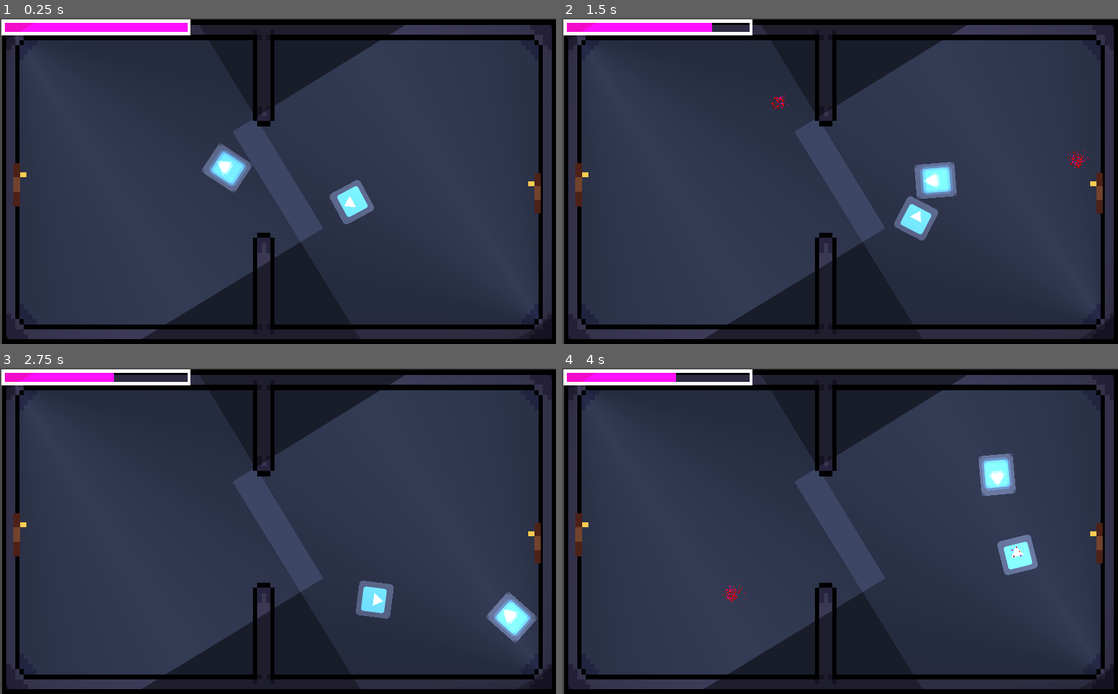
Above: before the commit, frames 1-4 (two rows, left to right).
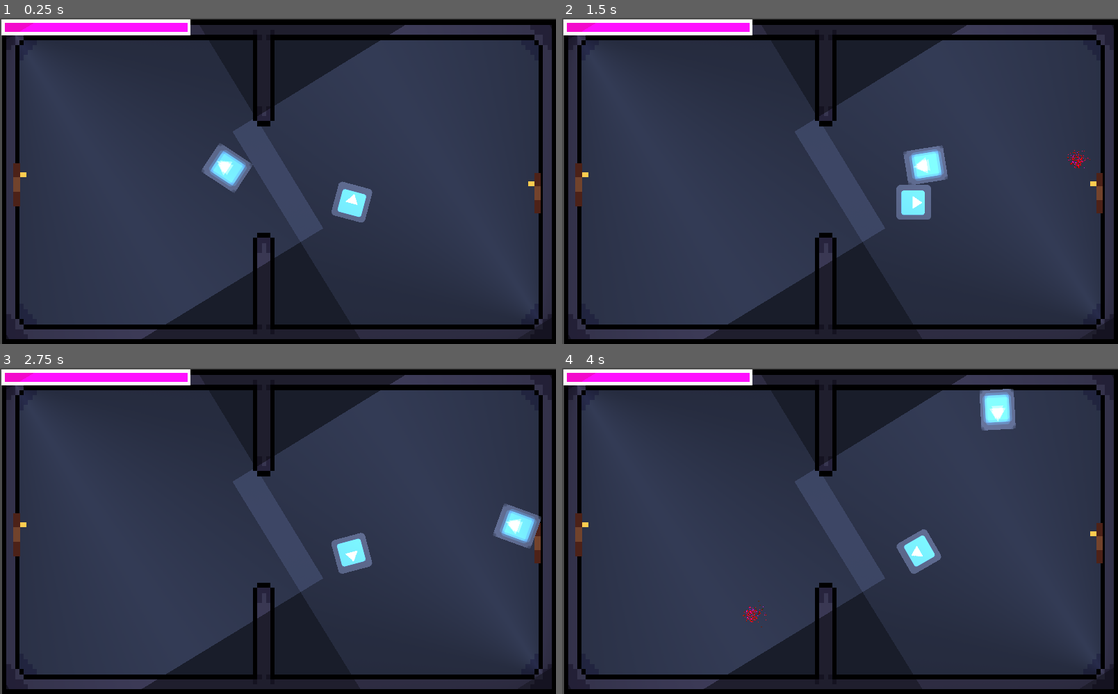
Above: after the commit, the same moments.

Repository: CalvinCoakley/gamejam2
Game: Godot game, scene res://low cover.tscn
Two runs of this game, one before a commit and one after it. Both use one fixed random seed, a clock stepped at 60 frames per second and the inputs below. The project has no main scene, so this scene is started directly. The engine's default icon, where the game draws it, is replaced by a stand-in: a white triangle on a blue panel in a dark square.
Inputs (mouse positions are in pixels of both pictures, inside the frame that each line leads up to):
- Up to frame 1 (0.25 s): no input
- Up to frame 2 (1.5 s): move the mouse to (962, 164) at 0.52 s; hold D (right) 0.53-1.28 s; click (962, 164) at 0.67 s; move the mouse to (728, 197) at 1.27 s; hold S (down) from 1.28 s (still down)
- Up to frame 3 (2.75 s): move the mouse to (333, 459) at 2.02 s; release S (down) at 2.03 s; hold D (right) from 2.03 s (still down)
- Up to frame 4 (4 s): move the mouse to (812, 596) at 2.77 s; release D (right) at 2.78 s; hold W (up) 2.78-3.53 s; click (812, 596) at 2.92 s; move the mouse to (1006, 579) at 3.52 s; hold A (left) from 3.53 s (still down)

The runs differ from the first frame. In frame 1, 0.4% of the frame differs, in the area x 59-68%, y 49-64%; in frame 2, 2.1%; in frame 3, 3.2%; in frame 4, 3.3%, in the area x 20-86%, y 1-80%.

Commit message:
Revert "Edits"
This reverts commit d2c0c9c1eddc6bb912100e18e8f0efa44b62e914.

Diff:
--- a/Enemy.tscn
+++ b/Enemy.tscn
@@ -20,10 +20,9 @@
 script = ExtResource( 3 )
 movespeed = 100.0
 distancekeep = 100.0
-distancekeep2 = 250.0
+distancekeep2 = 200.0
 acceleration = 0.1
 friction = 0.1
-health = 6
 timer_cooldown = 1.0
 
 [node name="RayCast2D" type="RayCast2D" parent="Enemy"]
--- a/Player.gd
+++ b/Player.gd
@@ -3,7 +3,7 @@
 export var speed = 200
 export var friction = 0.01
 export var acceleration = 0.1
-export var timer_cooldown = 0.3
+export var timer_cooldown = 0.1
 export var shot_duration = 0.1
 export(Vector2) var  mid_pos = Vector2(418,276);
 
--- a/Player.tscn
+++ b/Player.tscn
@@ -43,12 +43,14 @@
 shader_param/blur_amount = 0.052
 
 [node name="Player" type="KinematicBody2D"]
+position = Vector2( -1, -7 )
 script = ExtResource( 1 )
 speed = 350
 friction = 0.2
 acceleration = 0.4
 
 [node name="CollisionShape2D" type="CollisionShape2D" parent="."]
+position = Vector2( 0, -0.5 )
 shape = SubResource( 7 )
 
 [node name="Icon" type="Sprite" parent="."]
--- a/low cover.tscn
+++ b/low cover.tscn
@@ -145,7 +145,6 @@
 
 [node name="Enemy" parent="Node2D" index="1"]
 position = Vector2( 648, 339 )
-rotation = -2.32498
 player = NodePath("../../Player")
 
 [connection signal="body_entered" from="StaticBody2D" to="." method="_on_StaticBody2D_body_entered"]
--- a/title screen.tscn
+++ b/title screen.tscn
@@ -1,6 +1,7 @@
-[gd_scene load_steps=2 format=2]
+[gd_scene load_steps=3 format=2]
 
 [ext_resource path="res://title screen.gd" type="Script" id=1]
+[ext_resource path="res://title.png" type="Texture" id=2]
 
 [node name="title screen" type="Control"]
 anchor_right = 1.0
@@ -10,32 +11,34 @@
 [node name="VBoxContainer" type="VBoxContainer" parent="."]
 anchor_right = 1.0
 anchor_bottom = 1.0
-margin_left = 124.0
-margin_top = 100.0
-margin_right = -124.0
-margin_bottom = -100.0
+margin_left = 1.0
+margin_top = 1.0
+margin_right = -1.0
+margin_bottom = -1.0
 
 [node name="TextureRect" type="TextureRect" parent="VBoxContainer"]
-margin_right = 776.0
+margin_right = 1022.0
+margin_bottom = 570.0
+texture = ExtResource( 2 )
 stretch_mode = 4
 
 [node name="HBoxContainer" type="HBoxContainer" parent="VBoxContainer"]
-margin_top = 4.0
-margin_right = 776.0
-margin_bottom = 400.0
+margin_top = 574.0
+margin_right = 1022.0
+margin_bottom = 598.0
 size_flags_vertical = 3
 
 [node name="VBoxContainer" type="VBoxContainer" parent="VBoxContainer/HBoxContainer"]
-margin_right = 386.0
-margin_bottom = 396.0
+margin_right = 509.0
+margin_bottom = 24.0
 size_flags_horizontal = 3
 size_flags_vertical = 3
 alignment = 1
 
 [node name="start game" type="Button" parent="VBoxContainer/HBoxContainer/VBoxContainer"]
-margin_top = 188.0
-margin_right = 386.0
-margin_bottom = 208.0
+margin_top = 2.0
+margin_right = 509.0
+margin_bottom = 22.0
 flat = true
 
 [node name="Label" type="Label" parent="VBoxContainer/HBoxContainer/VBoxContainer/start game"]
@@ -44,16 +47,16 @@
 text = "Start Game"
 
 [node name="CenterContainer" type="CenterContainer" parent="VBoxContainer/HBoxContainer"]
-margin_left = 390.0
-margin_right = 776.0
-margin_bottom = 396.0
+margin_left = 513.0
+margin_right = 1022.0
+margin_bottom = 24.0
 size_flags_horizontal = 3
 size_flags_vertical = 3
 
 [node name="TextureRect" type="TextureRect" parent="VBoxContainer/HBoxContainer/CenterContainer"]
-margin_left = 193.0
-margin_top = 198.0
-margin_right = 193.0
-margin_bottom = 198.0
+margin_left = 254.0
+margin_top = 12.0
+margin_right = 254.0
+margin_bottom = 12.0
 
 [connection signal="pressed" from="VBoxContainer/HBoxContainer/VBoxContainer/start game" to="." method="_on_button_pressed"]
Not shown, removed: .DS_Store
